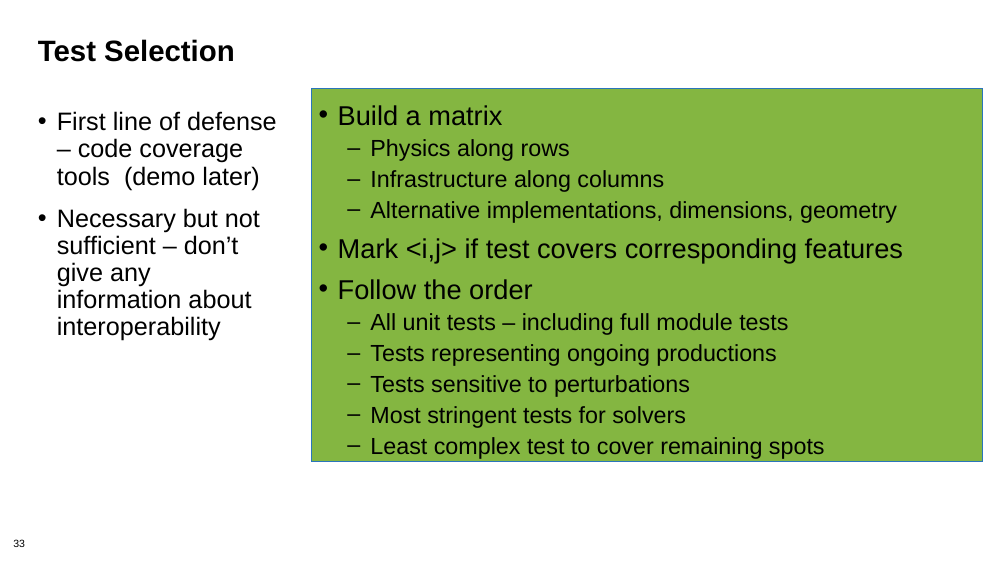
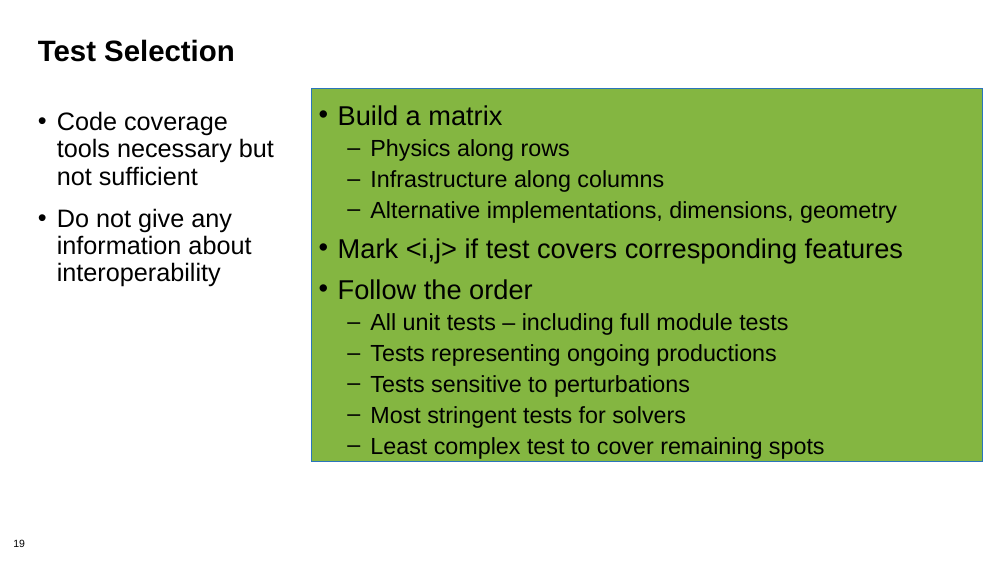
Before and after one commit to betterscientificsoftware/bssw-tutorial, a slide deck: slide 19 of presentations/04-testing1.pptx (slide 33 before the commit). Drawn at 1008x567 pixels with LibreOffice and Linux fonts; fonts in the diff are those of the drawing; background and template pictures are left out. Boxes give left, top, right and bottom in pixels: in the first picture for what was removed or moved away, otherwise in the second. Text is boxed around its words. In the diff, an @@ line names an element or a change of style, - is before the commit and + after.

```diff
--- a/presentations/04-testing1.pptx
+++ b/presentations/04-testing1.pptx
@@ text at (57, 111, 274, 287): text changed @@
-• First line of defense – code coverage tools (demo later)
-• Necessary but not sufficient – don’t give any information about interoperability
+• Code coverage tools necessary but not sufficient
+• Do not give any information about interoperability
@@ page number at (13, 539, 25, 547): text changed @@
-33
+19
```
Also in this commit, not shown: 5 other slides changed, 2 slides added, 16 slides removed.
